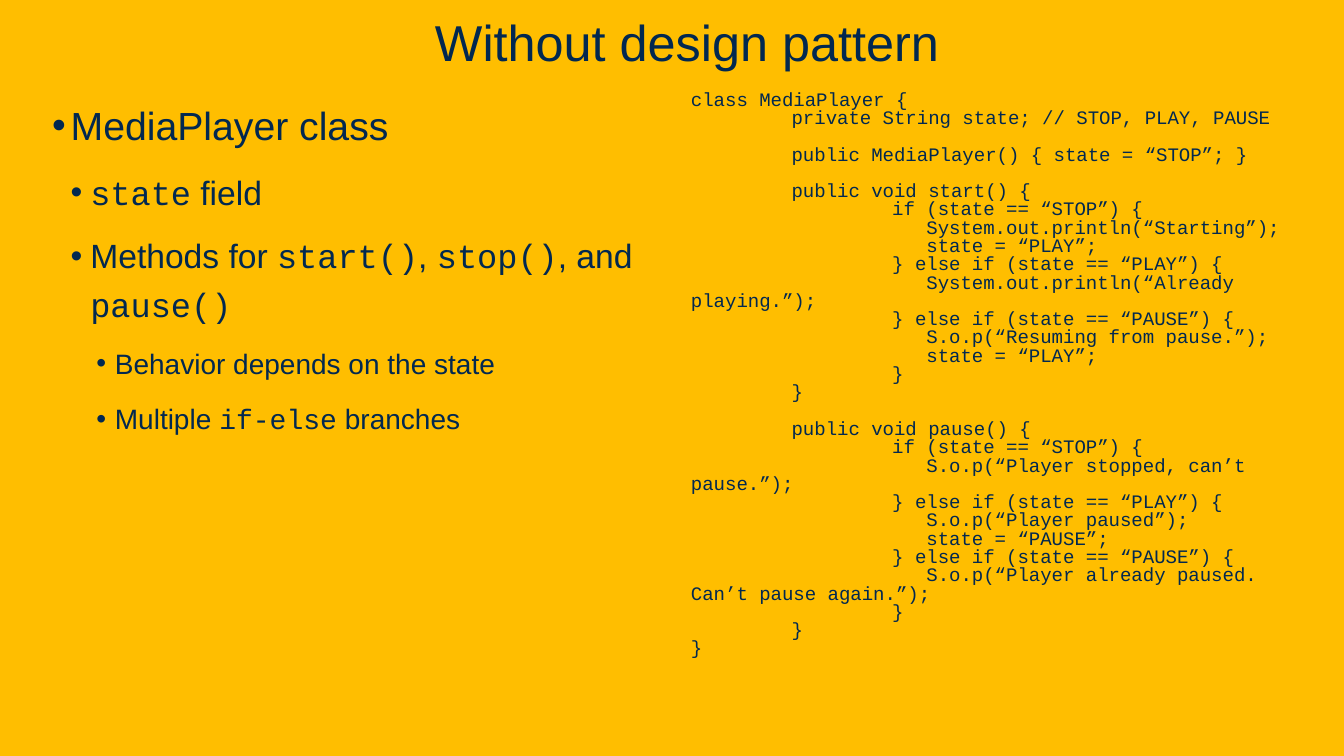
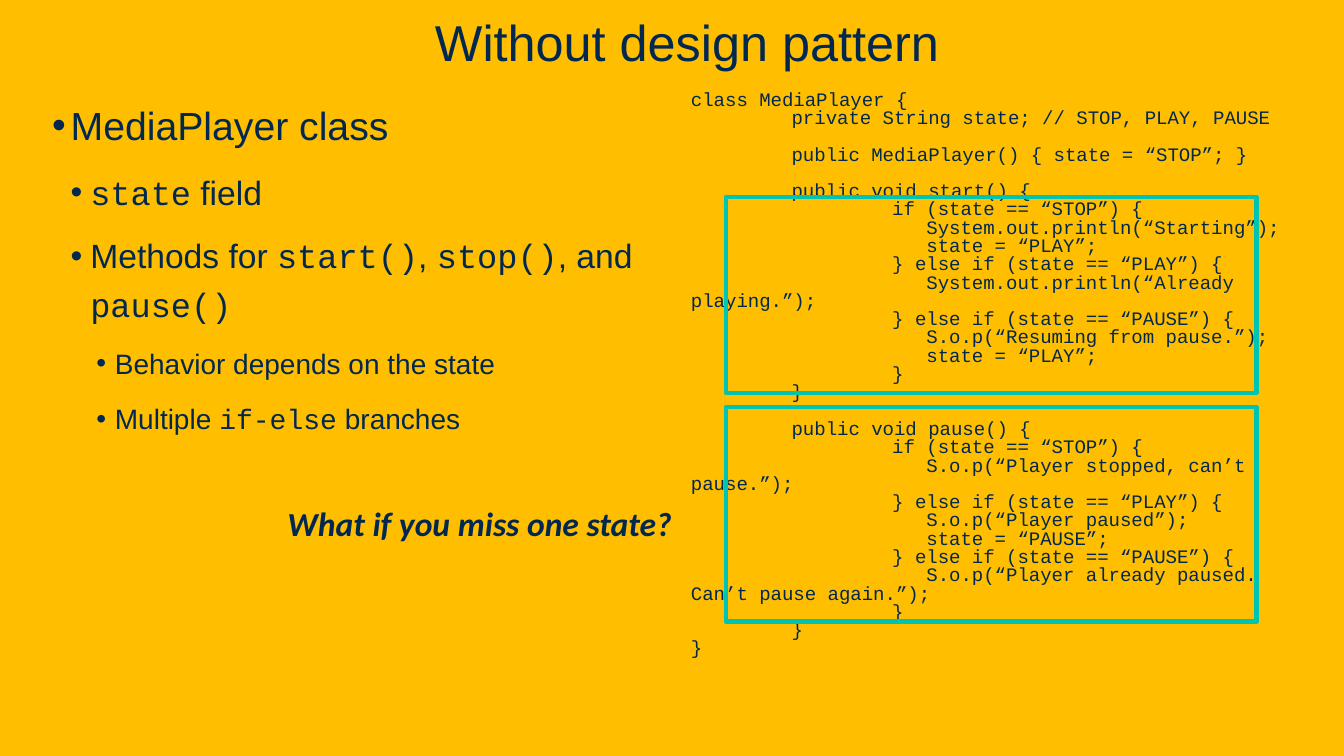
Before and after one commit to davsec-teaching/ECS160-Winter2025, a slide deck: slide 87 of slides/8_design_patterns.pptx (slide 84 before the commit). Drawn at 1344x756 pixels with LibreOffice and Linux fonts; fonts in the diff are those of the drawing; background and template pictures are left out. Boxes give left, top, right and bottom in pixels: in the first picture for what was removed or moved away, otherwise in the second. Text is boxed around its words. In the diff, an @@ line names an element or a change of style, - is before the commit and + after.

Commit message:
Update design patterns slide

```diff
--- a/slides/8_design_patterns.pptx
+++ b/slides/8_design_patterns.pptx
@@ rectangle added at <box>726,197,1256,392</box>, outline #00C4B2 3.25 pt @@
@@ rectangle added at <box>726,407,1256,622</box>, outline #00C4B2 3.25 pt @@
@@ text added at <box>287,512,672,542</box>, 24 pt, text #022850, bold, italic @@
+What if you miss one state?
```
Also in this commit, not shown: 14 other slides changed, 7 slides added, 3 slides removed.
